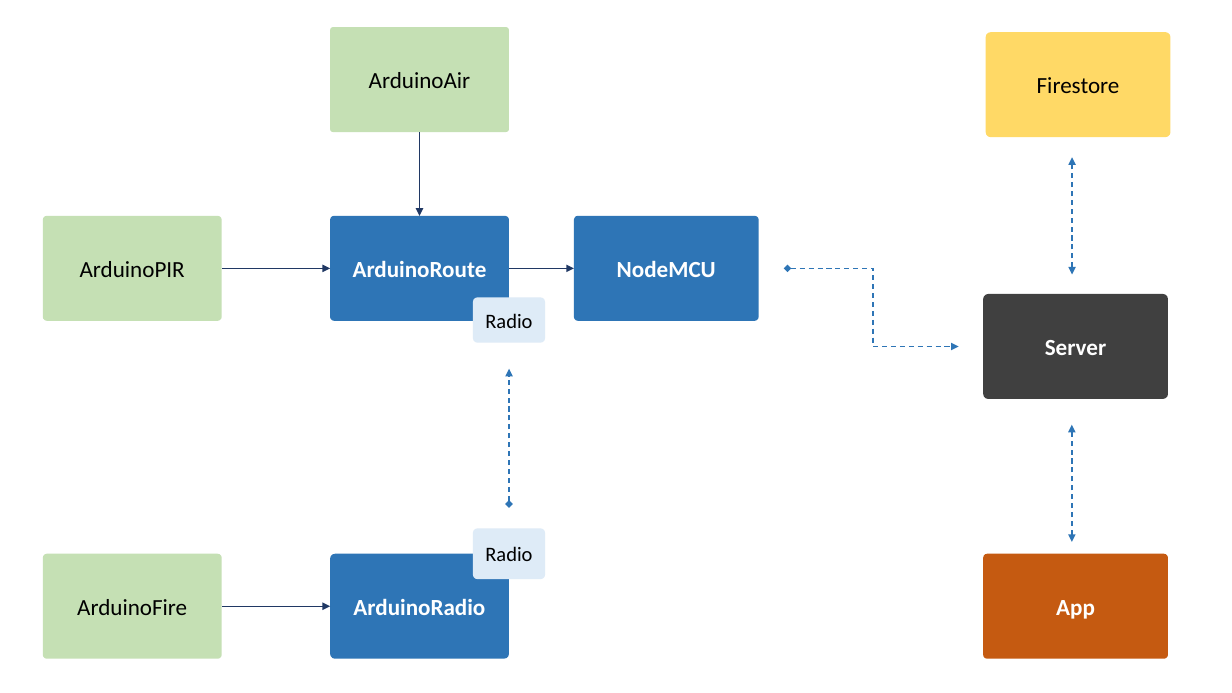
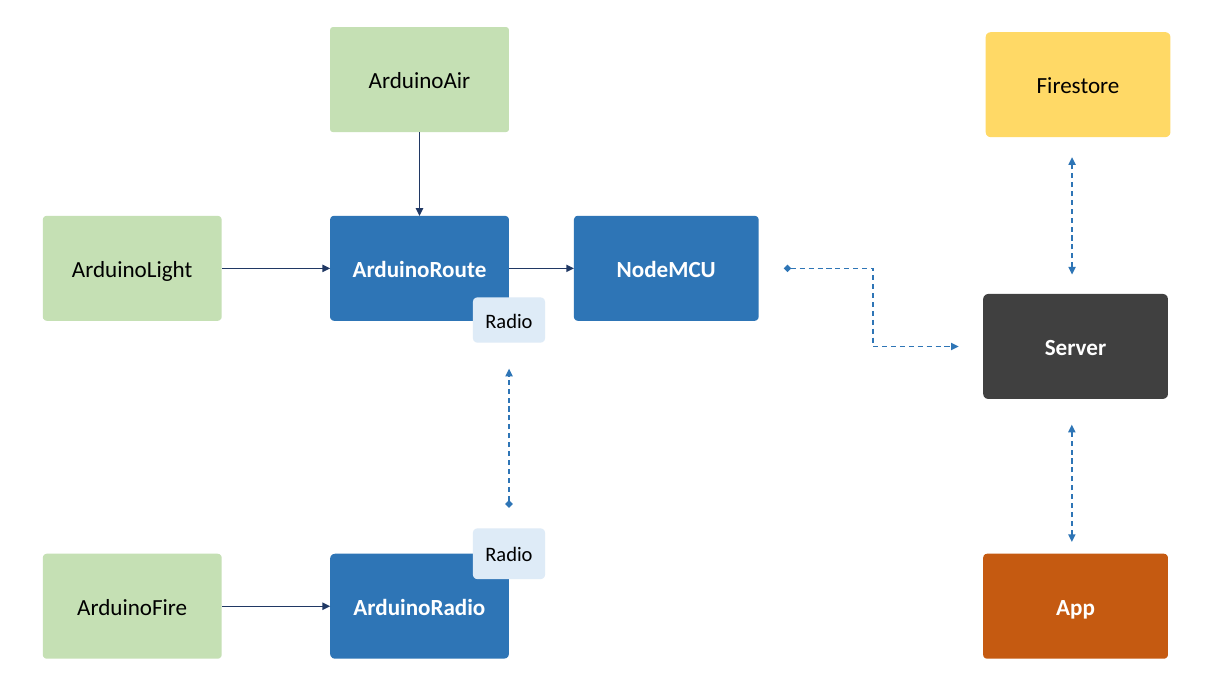
Before and after one commit to kai618/omnicare, a slide deck: slide 1 of schema-board.pptx. Drawn at 1232x693 pixels with LibreOffice and Linux fonts; fonts in the diff are those of the drawing. Boxes give left, top, right and bottom in pixels: in the first picture for what was removed or moved away, otherwise in the second. Text is boxed around its words. In the diff, an @@ line names an element or a change of style, - is before the commit and + after.

```diff
--- a/schema-board.pptx
+++ b/schema-board.pptx
@@ text in rounded rectangle at (72,261,192,281): text changed @@
-ArduinoPIR
+ArduinoLight
```
Also in this commit, not shown: 6 other files.
